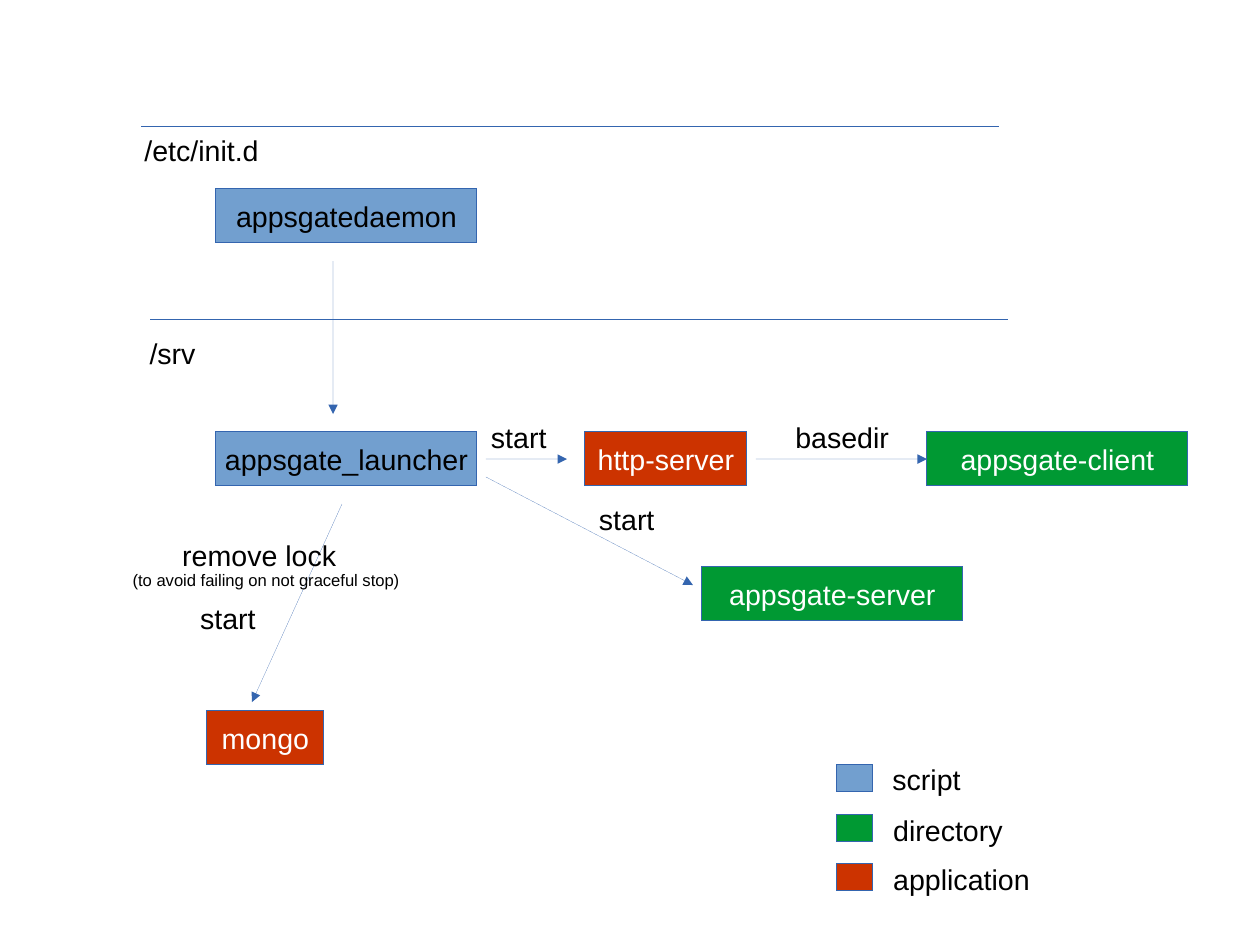
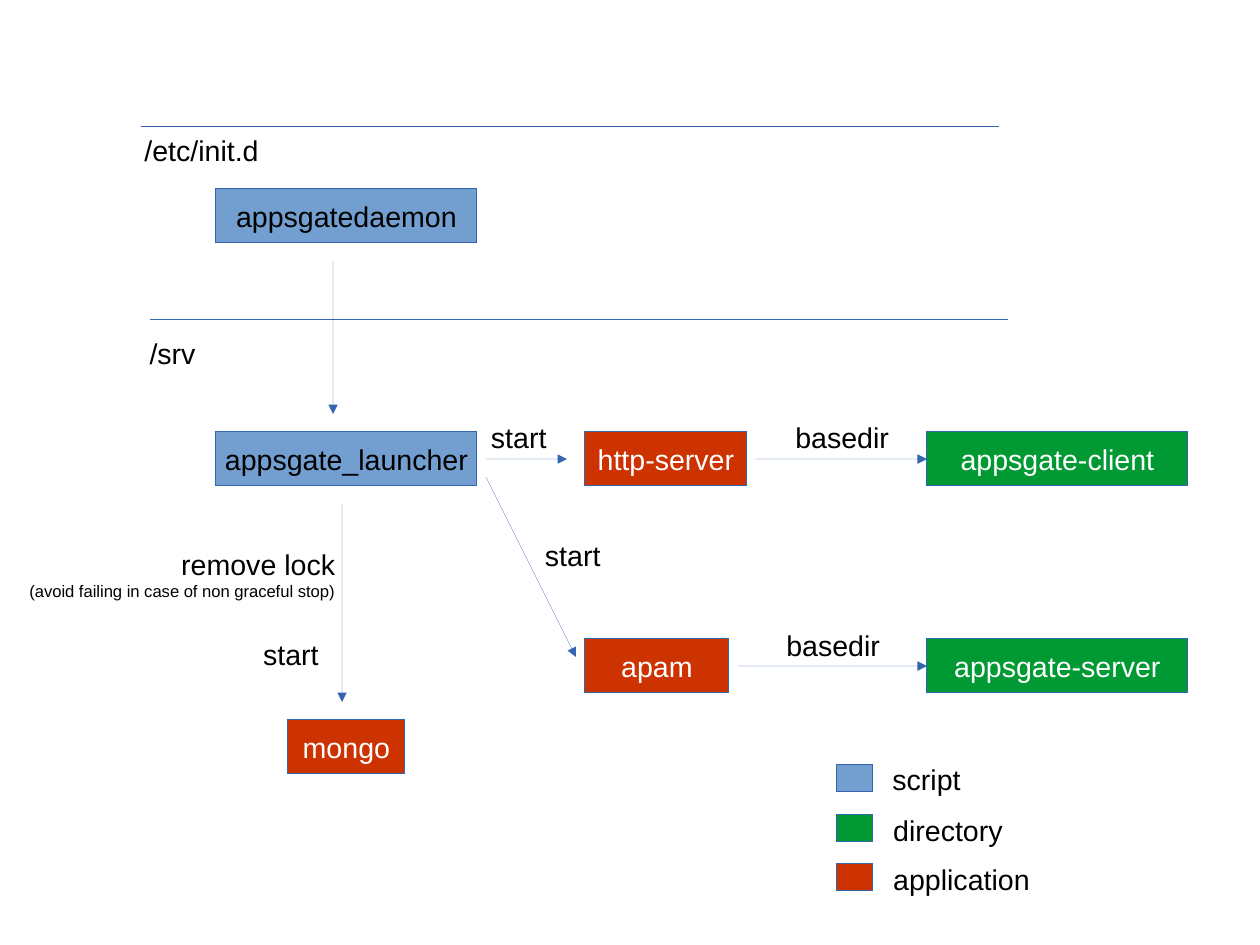
Before and after one commit to cegerard/appsgate, a slide deck: slide 1 of documentation/appsgatebox/daemonarch.odp. Drawn at 1260x945 pixels with LibreOffice and Linux fonts; fonts in the diff are those of the drawing. Boxes give left, top, right and bottom in pixels: in the first picture for what was removed or moved away, otherwise in the second. Text is boxed around its words. In the diff, an @@ line names an element or a change of style, - is before the commit and + after.

```diff
--- a/documentation/appsgatebox/daemonarch.odp
+++ b/documentation/appsgatebox/daemonarch.odp
@@ arrow moved from (486, 477) - (693, 585) to (486, 477) - (576, 657) @@
@@ arrow moved from (342, 504) - (252, 702) to (342, 504) - (342, 702) @@
@@ text "start": place and size @@
-text "start" at (599,511,654,531)
+text "start" at (545,547,600,567)
@@ text "remove lock": place and size @@
-text "remove lock" at (182,544,336,572)
+text "remove lock" at (29,554,335,601)
@@ text at (181,554,335,576): alignment left to right @@
@@ text at (29,585,335,601): paragraph added @@
+(avoid failing in case of non graceful stop)
@@ text removed at (133,572,399,590) @@
-(to avoid failing on not graceful stop)
@@ text "start": place and size @@
-text "start" at (200,610,255,630)
+text "start" at (263,646,318,666)
@@ rectangle added at (585,639,729,693), fill #CC3300, outline #3465AF 0 pt, 18 pt, text #FFFFFF @@
+apam
@@ text added at (786,635,880,657), 18 pt, text #000000 @@
+basedir
@@ rectangle "appsgate-server": place and size @@
-rectangle "appsgate-server" at (702,567,963,621)
+rectangle "appsgate-server" at (927,639,1188,693)
@@ arrow added from (739, 667) to (927, 667), #3465AF 0 pt @@
@@ rectangle "mongo": place and size @@
-rectangle "mongo" at (207,711,324,765)
+rectangle "mongo" at (288,720,405,774)
```
Also in this commit, not shown: 1 other file.
